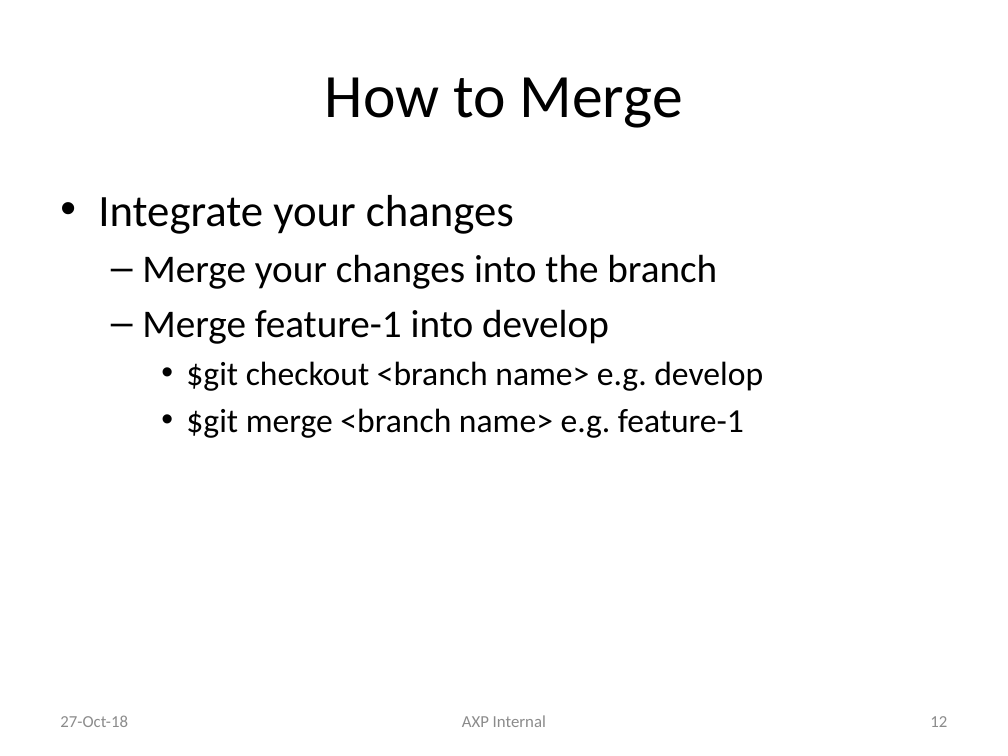
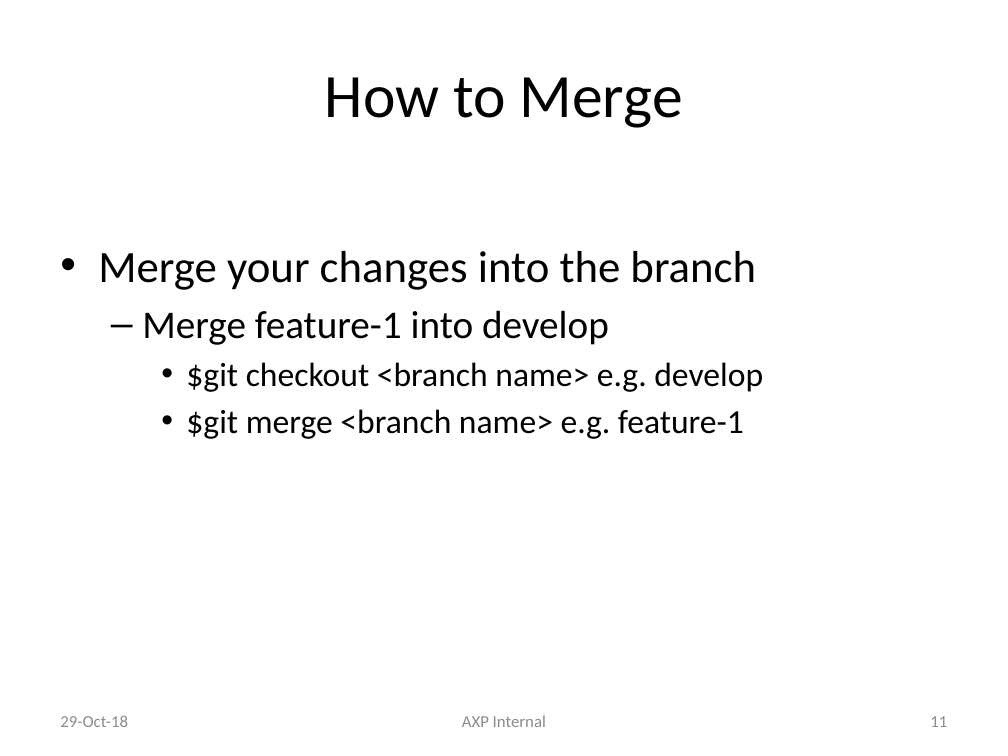
Before and after one commit to liyuan6006/GitStrategies, a slide deck: slide 11 of Branching.pptx (slide 12 before the commit). Drawn at 1008x756 pixels with LibreOffice and Linux fonts; fonts in the diff are those of the drawing. Boxes give left, top, right and bottom in pixels: in the first picture for what was removed or moved away, otherwise in the second. Text is boxed around its words. In the diff, an @@ line names an element or a change of style, - is before the commit and + after.

```diff
--- a/Branching.pptx
+++ b/Branching.pptx
@@ text at (98, 195, 514, 234): paragraph removed @@
-• Integrate your changes
@@ text at (98, 251, 756, 290): size 28 to 32 pt in "Merge your changes into the branch"; bullet – to •; list level 2 to 1 in "Merge your changes into the ..." @@
@@ text at (60, 715, 128, 727): text changed @@
-27-Oct-18
+29-Oct-18
@@ page number at (930, 716, 947, 727): text changed @@
-12
+11
```
Also in this commit, not shown: 15 other slides changed, 1 slide added, 3 slides removed.
